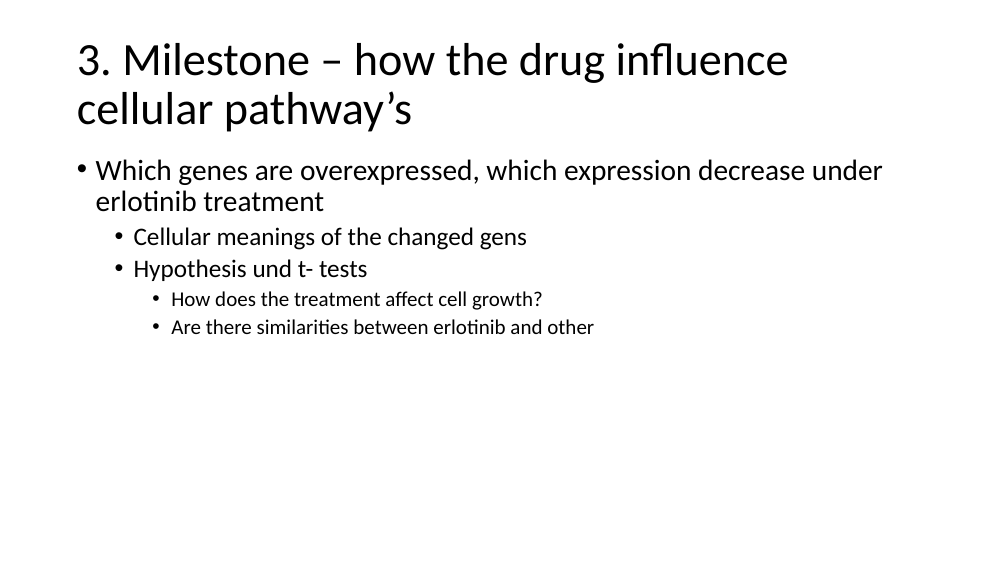
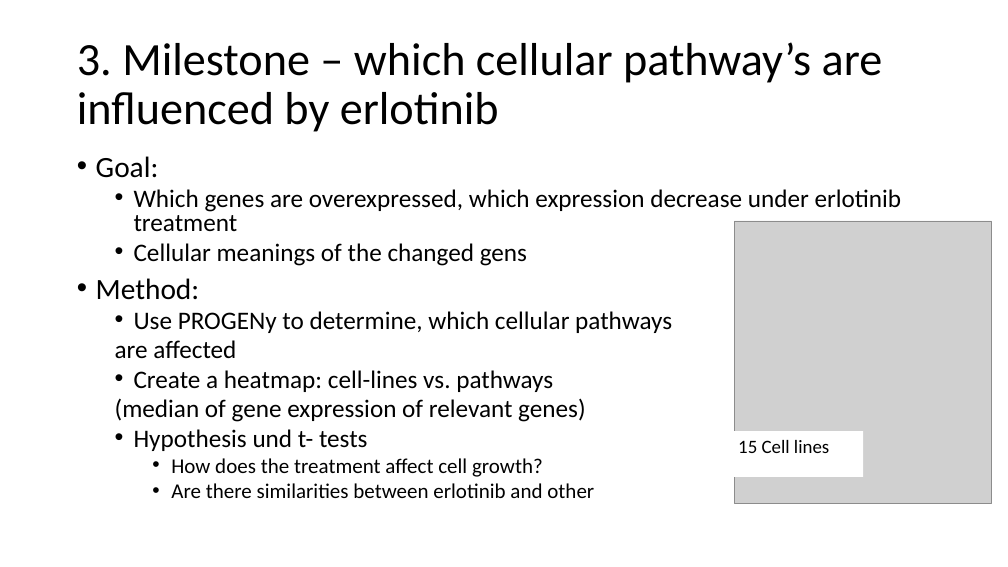
Before and after one commit to datascience-mobi/group-04-project-2-4, a slide deck: slide 5 of Project proposel.pptx. Drawn at 1008x567 pixels with LibreOffice and Linux fonts; fonts in the diff are those of the drawing; grey boxes stand for pictures. Boxes give left, top, right and bottom in pixels: in the first picture for what was removed or moved away, otherwise in the second. Text is boxed around its words. In the diff, an @@ line names an element or a change of style, - is before the commit and + after.

```diff
--- a/Project proposel.pptx
+++ b/Project proposel.pptx
@@ title at (x1=77, y1=42, x2=883, y2=132): text changed @@
-3. Milestone – how the drug influence cellular pathway’s
+3. Milestone – which cellular pathway’s are influenced by erlotinib
@@ text at (x1=96, y1=156, x2=159, y2=178): paragraph added @@
+• Goal:
@@ text at (x1=134, y1=189, x2=902, y2=498): size 28 to 24 pt in "Which genes are overexpressed, which expression decrease ..."; list level 1 to 2 in "Which genes are overexpressed, which ..."; line spacing 0.9 to 0.8 @@
@@ picture added at (x1=734, y1=221, x2=991, y2=504) @@
@@ text at (x1=96, y1=278, x2=672, y2=422): paragraphs added @@
+• Method:
+  • Use PROGENy to determine, which cellular pathways
+  are affected
+  • Create a heatmap: cell-lines vs. pathways
+  (median of gene expression of relevant genes)
@@ rectangle added at (x1=731, y1=431, x2=864, y2=477), fill #FFFFFF, 18 pt, text #000000 @@
+15 Cell lines
```
Also in this commit, not shown: 4 other slides changed.
